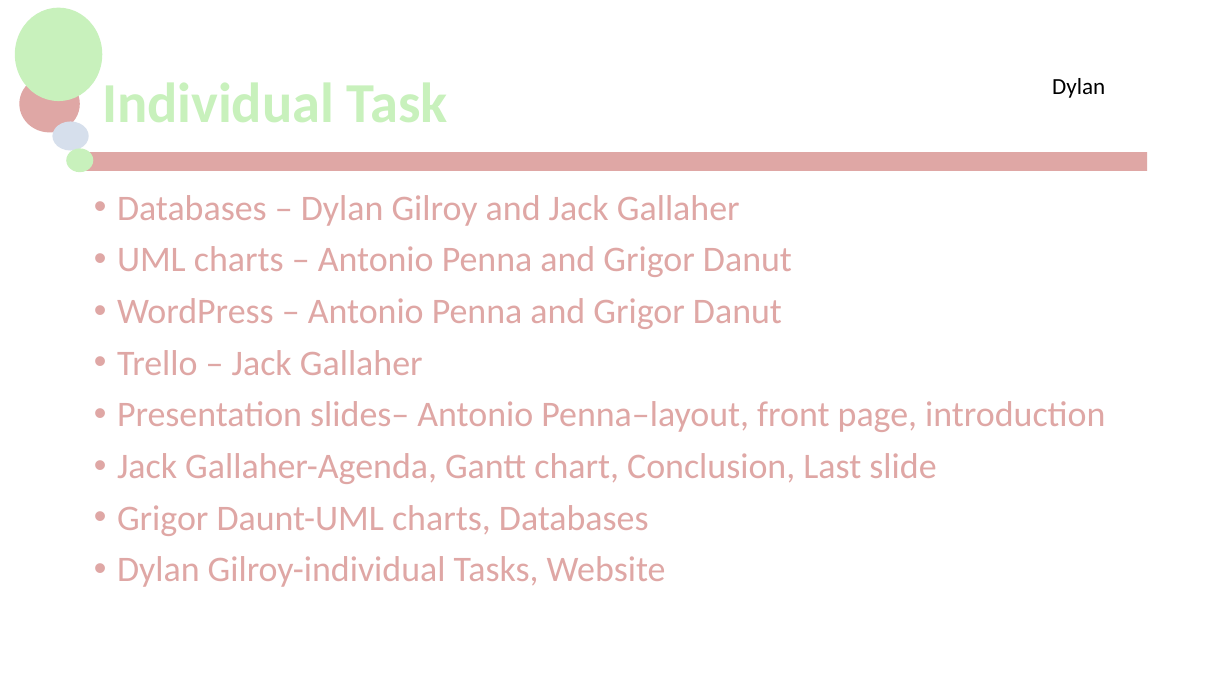
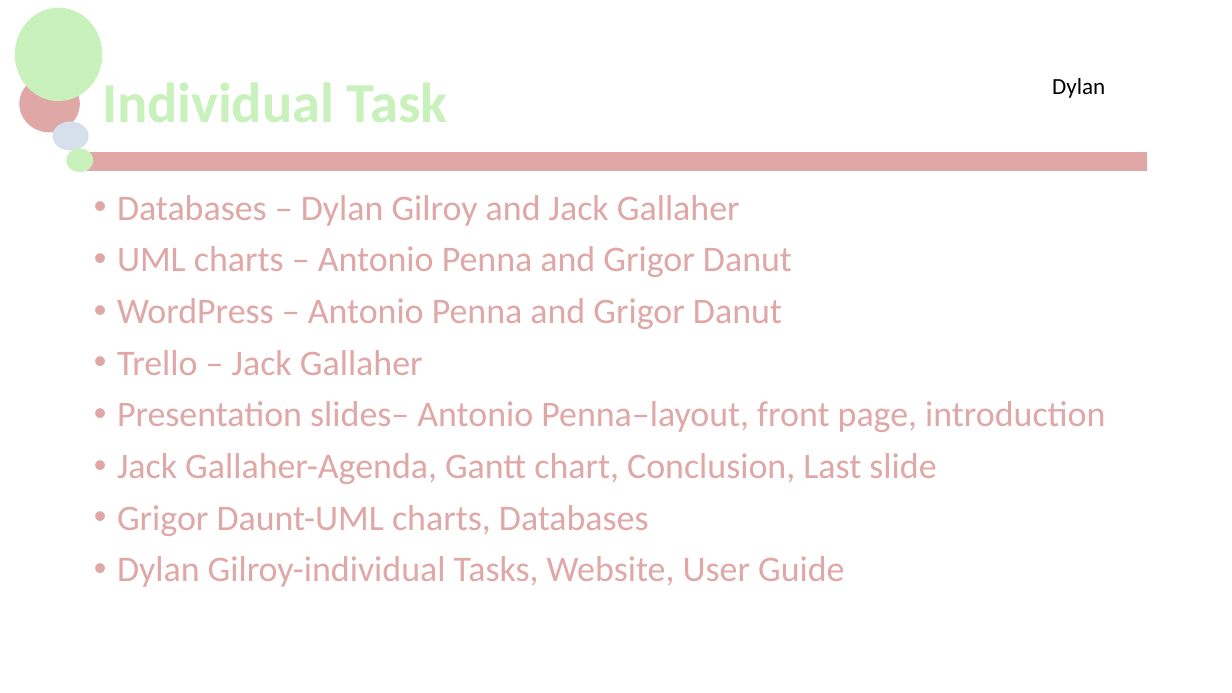
Before and after one commit to jackG97/Project, a slide deck: slide 9 of MCTV Limited.pptx (slide 8 before the commit). Drawn at 1232x693 pixels with LibreOffice and Linux fonts; fonts in the diff are those of the drawing; background and template pictures are left out. Boxes give left, top, right and bottom in pixels: in the first picture for what was removed or moved away, otherwise in the second. Text is boxed around its words. In the diff, an @@ line names an element or a change of style, - is before the commit and + after.

Commit message:
Added User guide information

```diff
--- a/MCTV Limited.pptx
+++ b/MCTV Limited.pptx
@@ text at [117, 556, 844, 587]: text changed @@
-• Dylan Gilroy-individual Tasks, Website
+• Dylan Gilroy-individual Tasks, Website, User Guide
```
Also in this commit, not shown: 16 other slides changed, 1 slide added.
